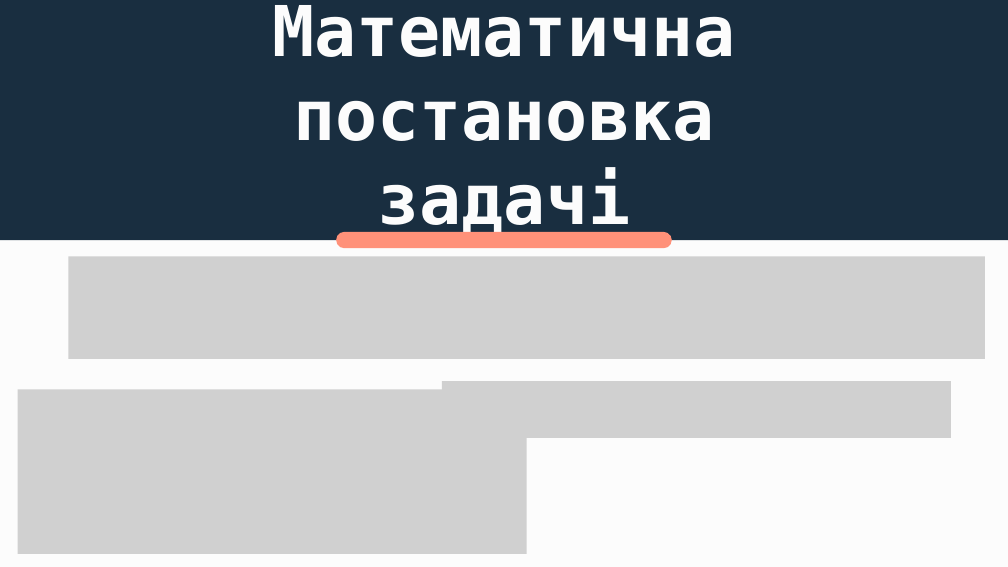
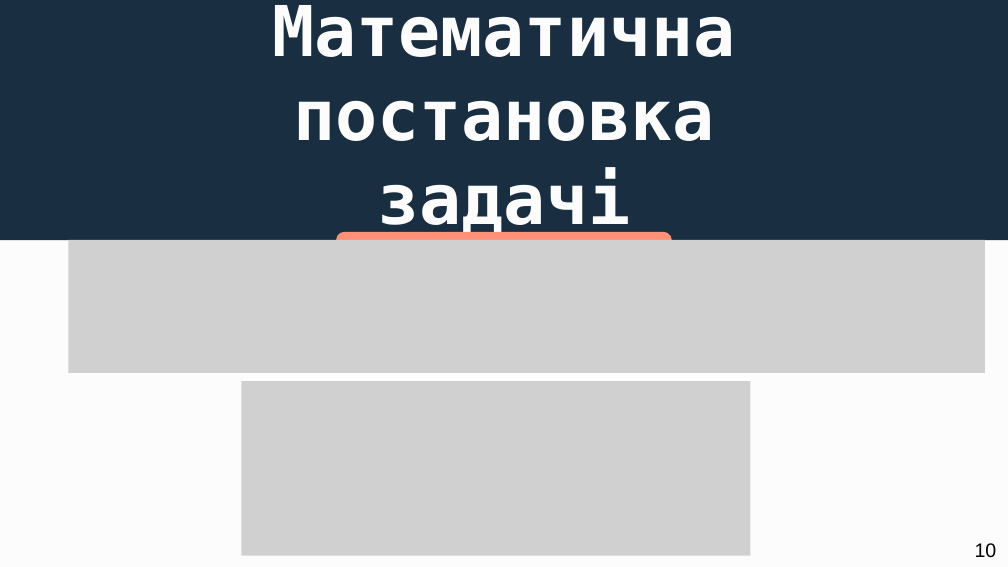
Before and after one commit to oleksandravozniuk/DiplomaDoc, a slide deck: slide 9 of vozniuk_sem2.pptx (slide 12 before the commit). Drawn at 1008x567 pixels with LibreOffice and Linux fonts; fonts in the diff are those of the drawing; grey boxes stand for pictures. Boxes give left, top, right and bottom in pixels: in the first picture for what was removed or moved away, otherwise in the second. Text is boxed around its words. In the diff, an @@ line names an element or a change of style, - is before the commit and + after.

```diff
--- a/vozniuk_sem2.pptx
+++ b/vozniuk_sem2.pptx
@@ picture: place and size @@
-picture at box(69, 256, 985, 359)
+picture at box(69, 240, 985, 373)
@@ picture: place and size @@
-picture at box(17, 389, 526, 553)
+picture at box(241, 381, 750, 555)
@@ picture removed at box(442, 381, 951, 437) @@
@@ text added at box(975, 543, 997, 558), 14 pt, text #000000 @@
+10
```
Also in this commit, not shown: 10 other slides changed, 9 slides added, 2 slides removed, 26 other files.
